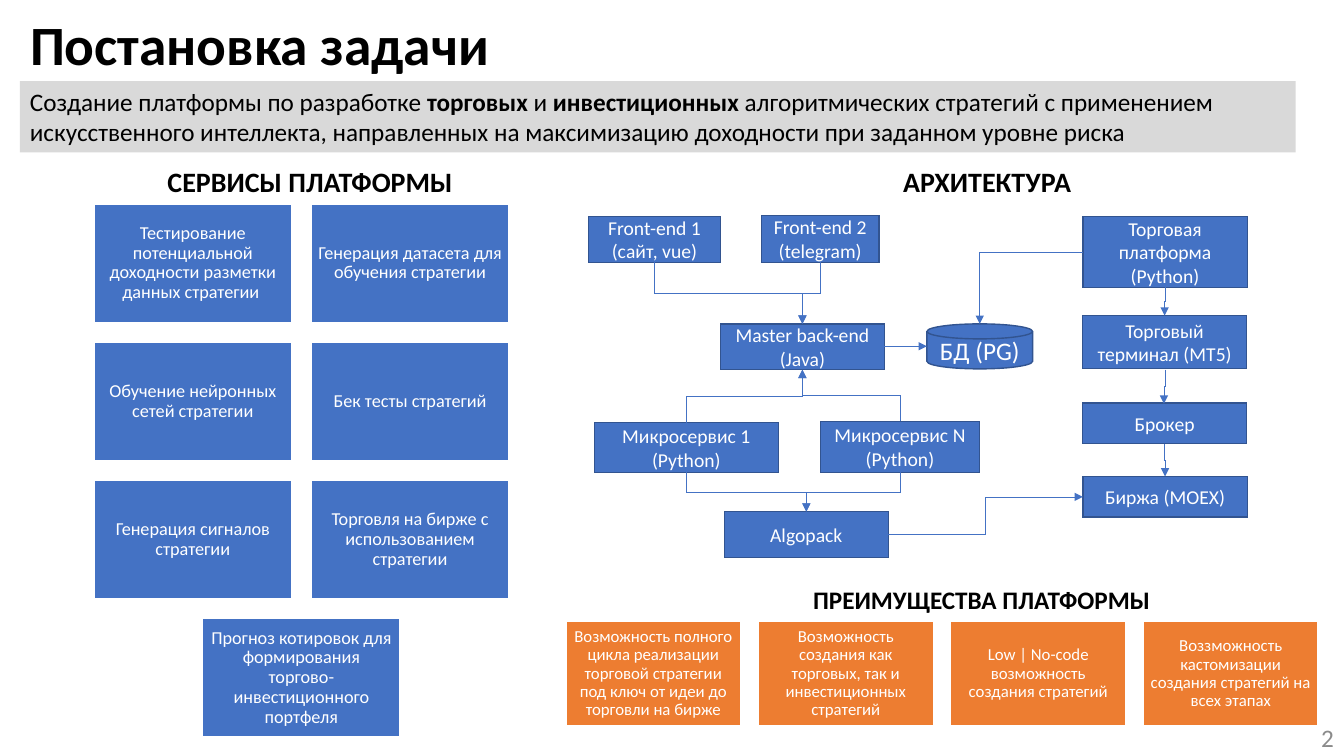
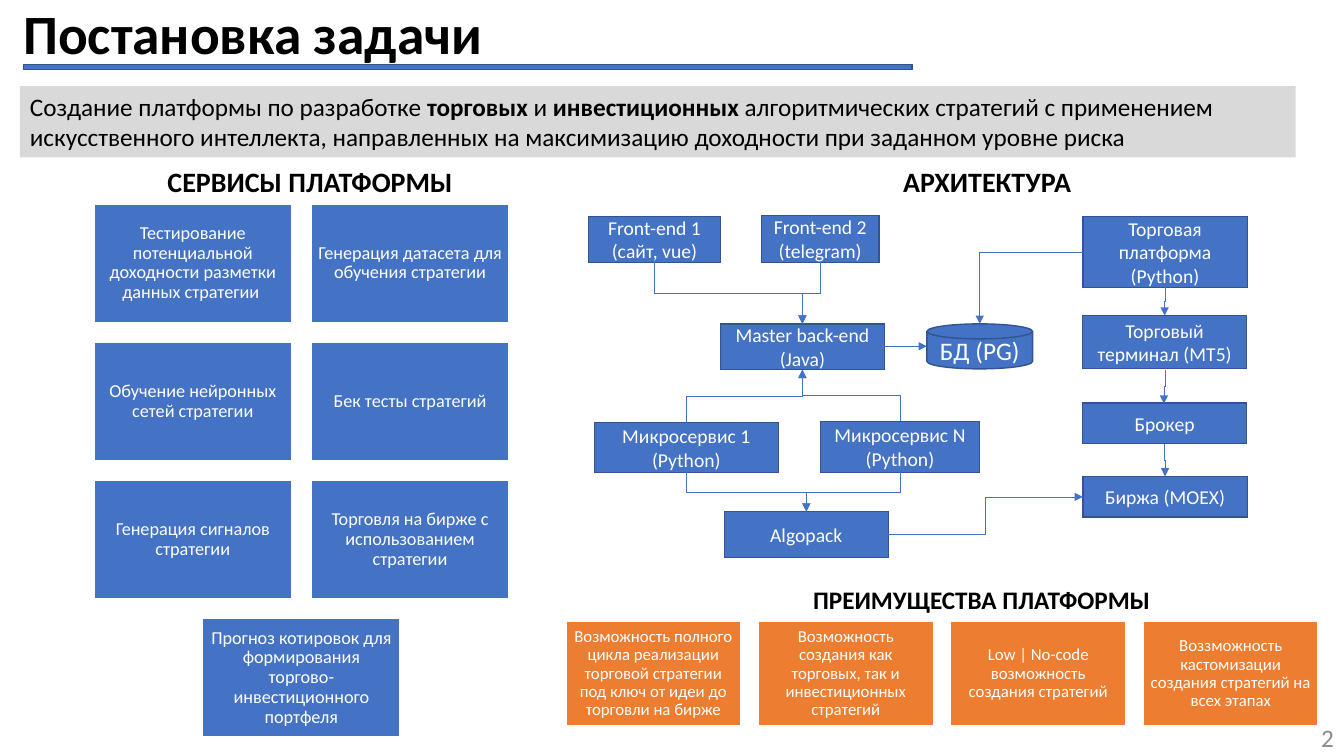
Before and after one commit to suenot/powerlife000-moex_hackaton, a slide deck: slide 2 of info/NullPointerExeption v1.pptx. Drawn at 1344x756 pixels with LibreOffice and Linux fonts; fonts in the diff are those of the drawing. Boxes give left, top, right and bottom in pixels: in the first picture for what was removed or moved away, otherwise in the second. Text is boxed around its words. In the diff, an @@ line names an element or a change of style, - is before the commit and + after.

```diff
--- a/info/NullPointerExeption v1.pptx
+++ b/info/NullPointerExeption v1.pptx
@@ title "Постановка задачи" rewrapped from box(30, 29, 489, 74) to box(23, 18, 482, 67) @@
@@ rectangle "Создание платформы по разработке торговых ...": place and size @@
-rectangle "Создание платформы по разработке торговых ..." at box(20, 82, 1297, 153)
+rectangle "Создание платформы по разработке торговых ..." at box(20, 86, 1297, 157)
@@ rectangle added at box(23, 65, 912, 70), fill #4472C4, outline #325491 1 pt @@
```
Also in this commit, not shown: 5 other slides changed, 1 slide added, 7 other files.
